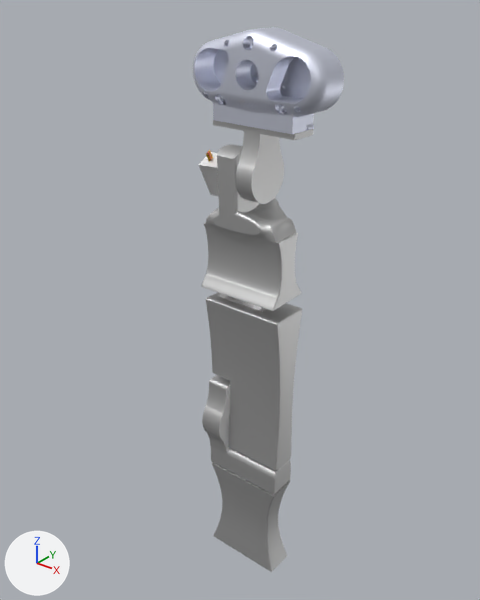
A saved change to the Blender file Robot-Arm-Hand-Control/arm.blend.
Rendered twice from a 50 mm camera at (2.25, -2.93, 3.83) aimed at (0.0, -0.12, 2.08). Lighting does not change. The marker at lower left points along +X, +Y and +Z. The older version comes first.

The older version as bpy lines, for what is in view:
```python
ob_body1_008 = bpy.data.objects.new('Body1.008', me_body1_003)
ob_body1_008.parent = ob_body1_007
ob_body1_008.location = (0.138, -2.429, 1.223)
ob_body1_008.rotation_euler = (0.397, 0.172, -1.215)  # degrees (23, 10, -70)
ob_body1_008.scale = (0.1, 0.1, 0.1)
ob_body1_010 = bpy.data.objects.new('Body1.010', me_body1_006)
ob_body1_010.parent = ob_body1_009
ob_body1_010.location = (0.284, -2.364, 1.286)
ob_body1_010.rotation_euler = (1.451, 1.168, 0.209)  # degrees (83, 67, 12)
ob_body1_010.scale = (0.1, 0.1, 0.1)
ob_body1_011 = bpy.data.objects.new('Body1.011', me_body1_007)
ob_body1_011.parent = ob_body1_010
ob_body1_011.location = (0.471, -2.846, 1.375)
ob_body1_011.rotation_euler = (3.091, -0.4, 0.339)  # degrees (177, -23, 19)
ob_body1_011.scale = (0.1, 0.1, 0.1)
# also in view: 'Body1.007' at (-0.01, 0.01, 2.74); 'Body1.005' at (-0.01, 0.0, 2.3); 'Body1.012' at (0.0, 0.0, 0.35); 'Body1.002' at (0.01, 0.01, 1.46); 'Body1' at (0.0, 0.0, 1.05)
```
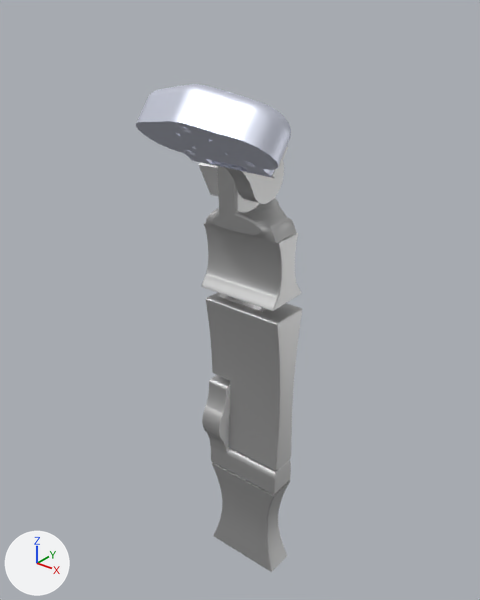
Location of each change, [x1, y1, x2, y2] in pixels of the pictures (480 x 600 px):
'Body2', turned, moved: before [193, 28, 338, 134]; after [141, 84, 291, 154]
'Body1.011', turned, moved: before [213, 27, 344, 130]; after [136, 110, 283, 177]
'Body1.010', turned: before [213, 120, 313, 204]; after [226, 147, 288, 204]

Patch to the scene script:
```diff
--- a/Robot-Arm-Hand-Control/arm.blend.py
+++ b/Robot-Arm-Hand-Control/arm.blend.py
@@ ob_body1_010 @@
 ob_body1_010.location = (0.284, -2.364, 1.286)
-ob_body1_010.rotation_euler = (1.451, 1.168, 0.209)  # degrees (83, 67, 12)
+ob_body1_010.rotation_euler = (2.616, 0.643, 1.575)  # degrees (150, 37, 90)
 ob_body1_010.scale = (0.1, 0.1, 0.1)
@@ ob_body1_011 @@
 ob_body1_011.matrix_parent_inverse = Matrix(((3.833, 0.812, -9.201, 12.66), (8.69, 3.059, 3.89, -0.238), (3.131, -9.486, 0.467, -23.92), (0.0, 0.0, 0.0, 1.0)))
-ob_body1_011.location = (0.471, -2.846, 1.375)
-ob_body1_011.rotation_euler = (3.091, -0.4, 0.339)  # degrees (177, -23, 19)
+ob_body1_011.location = (0.51, -2.837, 1.282)
+ob_body1_011.rotation_euler = (3.169, -3.542, 0.307)  # degrees (182, -203, 18)
 ob_body1_011.scale = (0.1, 0.1, 0.1)
```
